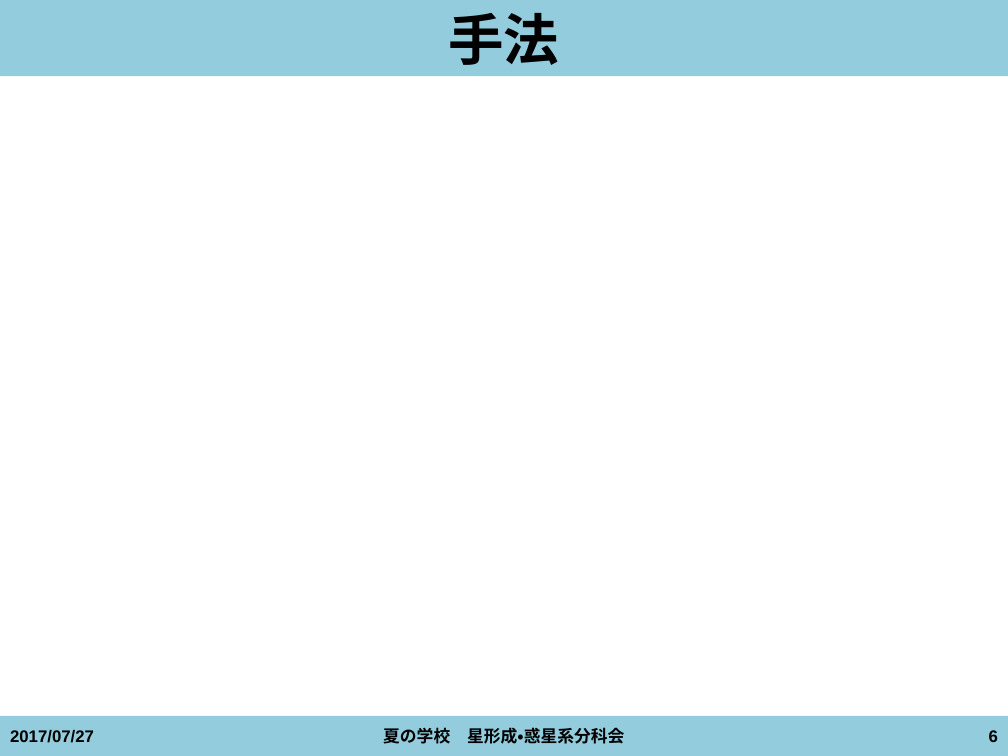
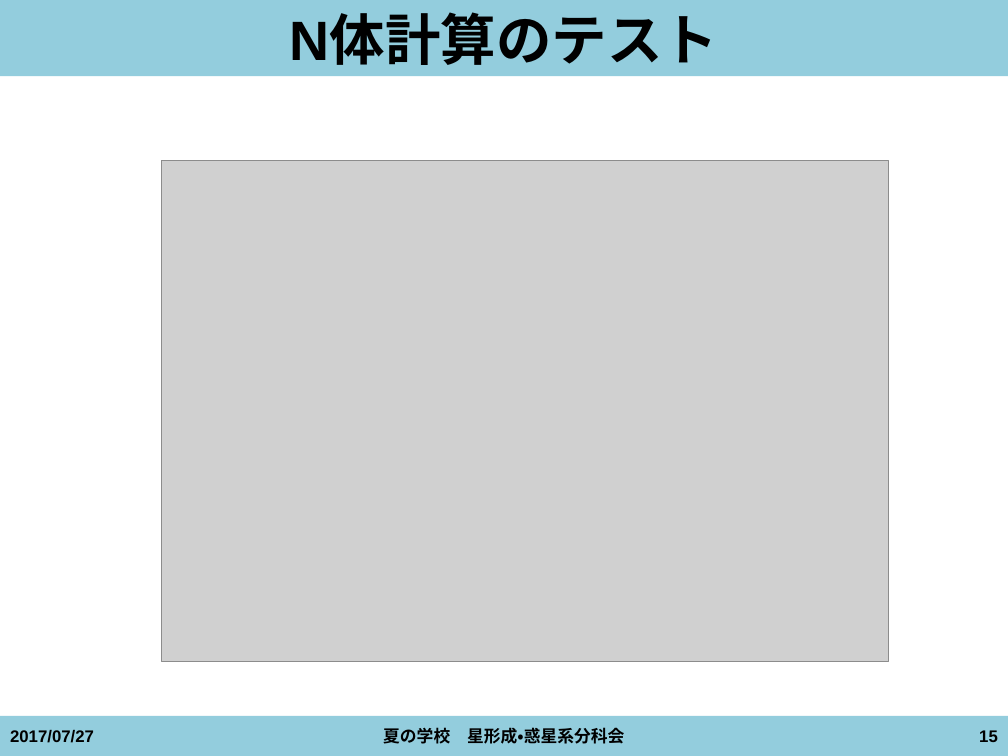
Before and after one commit to kazpc1215/Summer_School_2017, a slide deck: slide 15 of isoya20170727_ver1.pptx (slide 6 before the commit). Drawn at 1008x756 pixels with LibreOffice and Linux fonts; fonts in the diff are those of the drawing; grey boxes stand for pictures. Boxes give left, top, right and bottom in pixels: in the first picture for what was removed or moved away, otherwise in the second. Text is boxed around its words. In the diff, an @@ line names an element or a change of style, - is before the commit and + after.

```diff
--- a/isoya20170727_ver1.pptx
+++ b/isoya20170727_ver1.pptx
@@ title at [290,16,718,65]: text changed @@
-手法
+N体計算のテスト
@@ picture added at [161,160,888,661] @@
@@ page number at [979,730,998,742]: text changed @@
-6
+15
```
Also in this commit, not shown: 6 other slides changed, 2 slides added.
